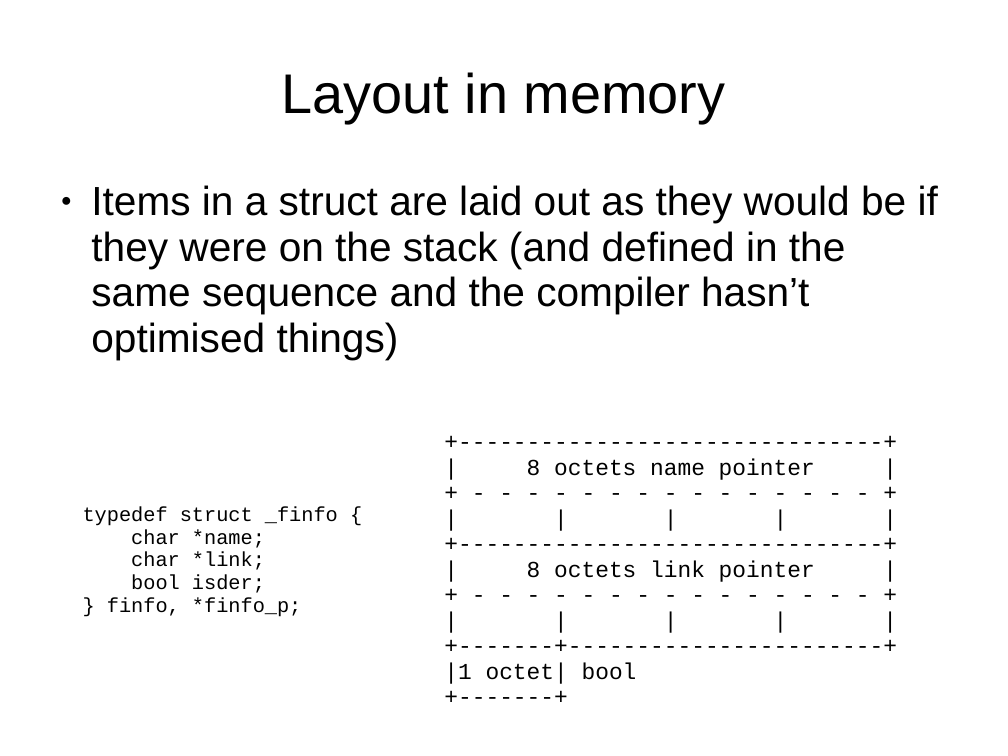
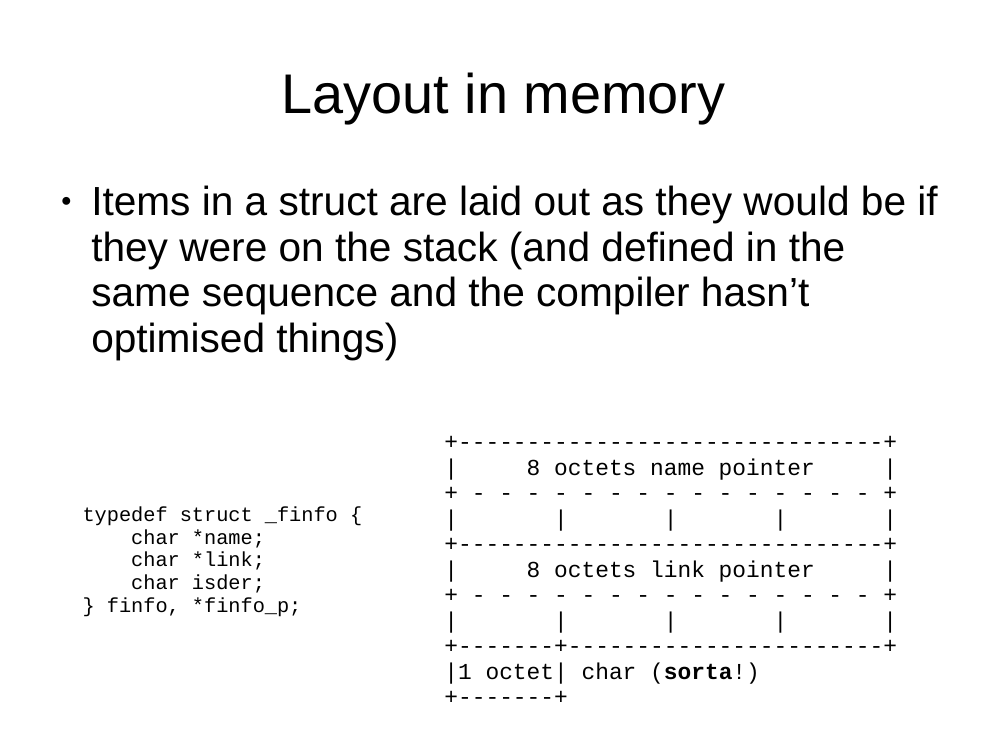
Before and after one commit to sftcd/cs2014, a slide deck: slide 7 of lectures/structures.ppt. Drawn at 1008x756 pixels with LibreOffice and Linux fonts; fonts in the diff are those of the drawing. Boxes give left, top, right and bottom in pixels: in the first picture for what was removed or moved away, otherwise in the second. Text is boxed around its words. In the diff, an @@ line names an element or a change of style, - is before the commit and + after.

```diff
--- a/lectures/structures.ppt
+++ b/lectures/structures.ppt
@@ text "Items in a struct are ..." at [91,185,937,359]: indent changed @@
@@ text at [83,507,338,593]: text changed @@
-typedef struct _finfo {
-char *name;
-char *link;
-bool isder;
+typedef struct _finfo {
+char *name;
+char *link;
+char isder;
@@ text at [444,662,760,684]: text changed @@
-|1 octet| bool
+|1 octet| char (sorta!)
```
Also in this commit, not shown: 6 other slides changed, 1 slide added, 11 other files.
